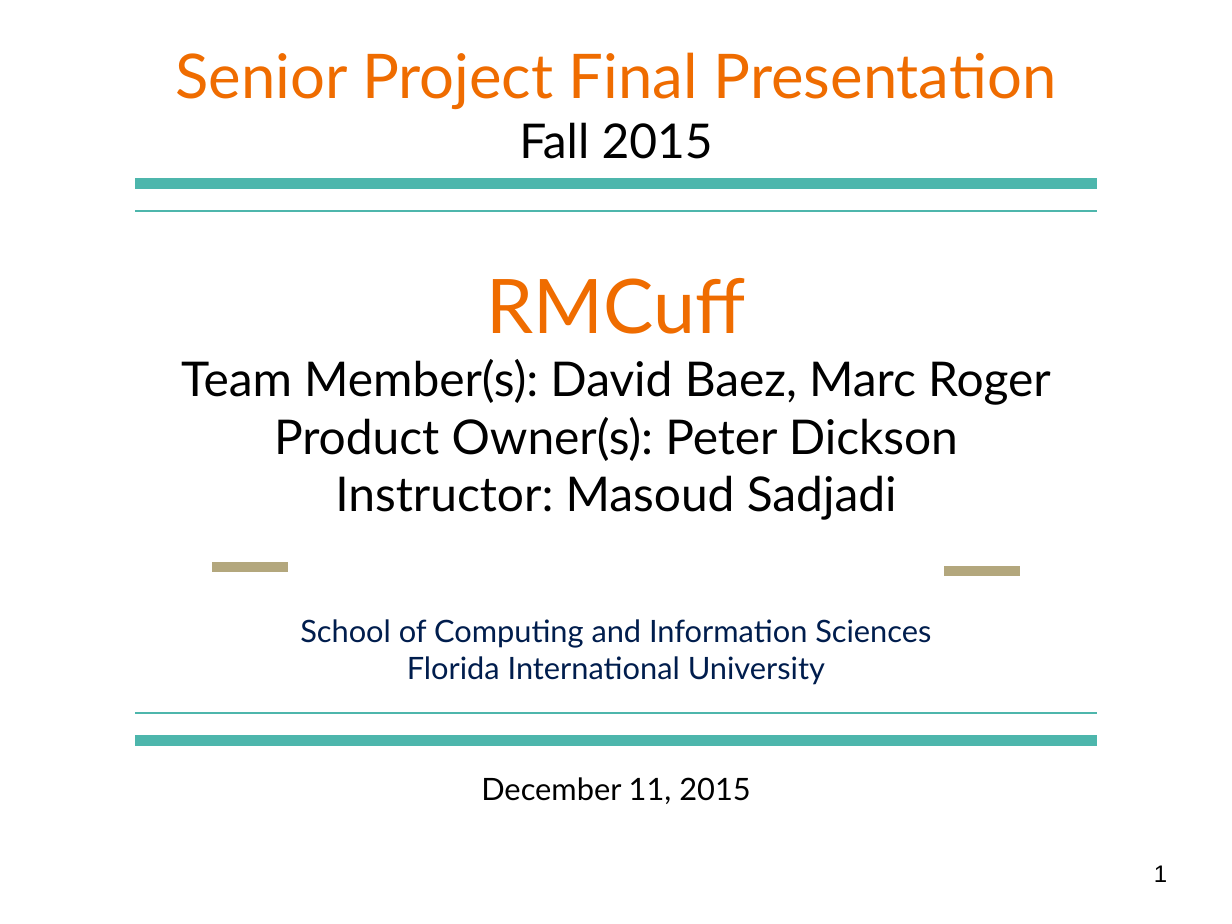
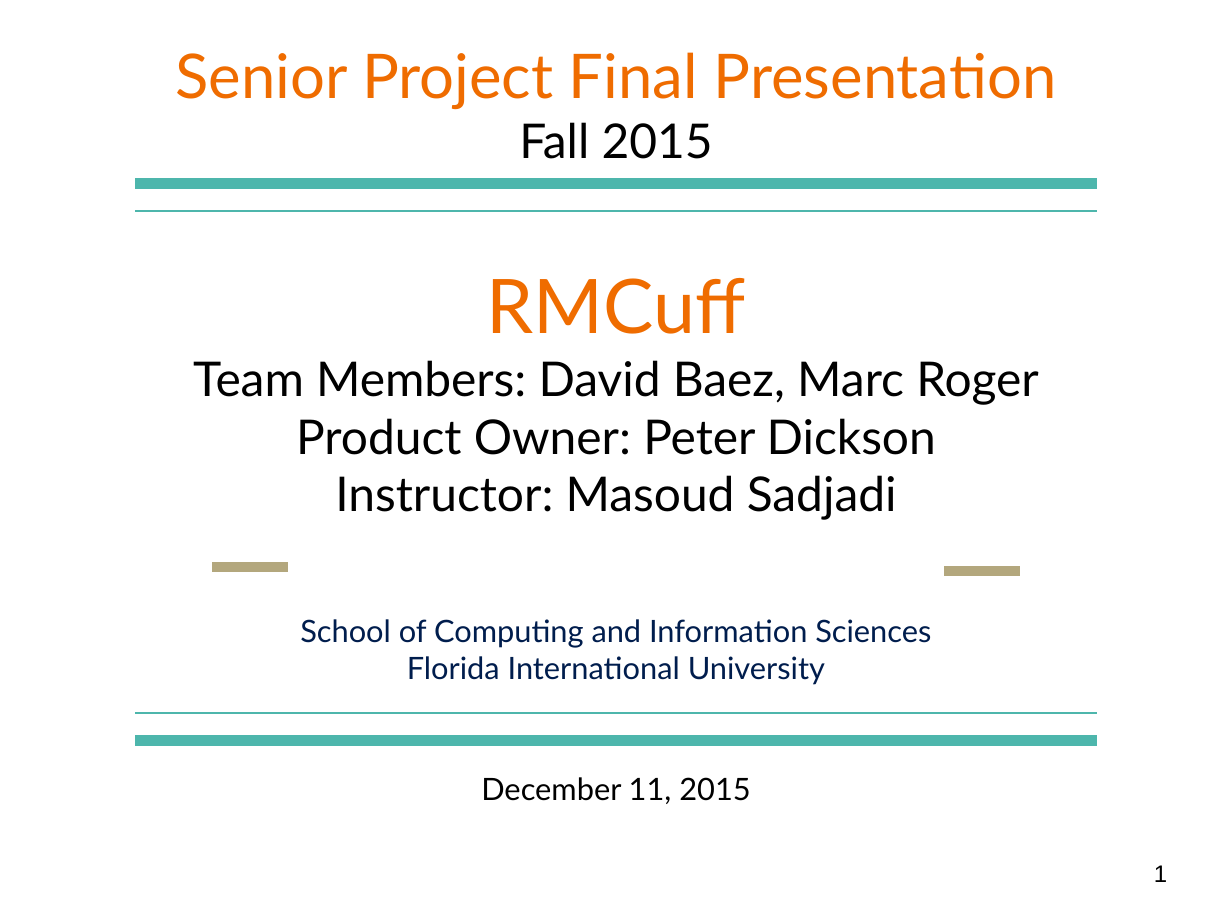
Before and after one commit to FIU-SCIS-Senior-Projects/RMcuff, a slide deck: slide 1 of Presentation Slides/DavidBaez-SeniorProject-FinalPresentation.pptx.pptx. Drawn at 1232x924 pixels with LibreOffice and Linux fonts; fonts in the diff are those of the drawing. Boxes give left, top, right and bottom in pixels: in the first picture for what was removed or moved away, otherwise in the second. Text is boxed around its words. In the diff, an @@ line names an element or a change of style, - is before the commit and + after.

Commit message:
Added Presentation Powerpoint (David) update

```diff
--- a/Presentation Slides/DavidBaez-SeniorProject-FinalPresentation.pptx.pptx
+++ b/Presentation Slides/DavidBaez-SeniorProject-FinalPresentation.pptx.pptx
@@ title at <box>193,278,1039,520</box>: text changed @@
-RMCuff
-Team Member(s): David Baez, Marc Roger
-Product Owner(s): Peter Dickson
-Instructor: Masoud Sadjadi
+RMCuff
+Team Members: David Baez, Marc Roger
+Product Owner: Peter Dickson
+Instructor: Masoud Sadjadi
```
